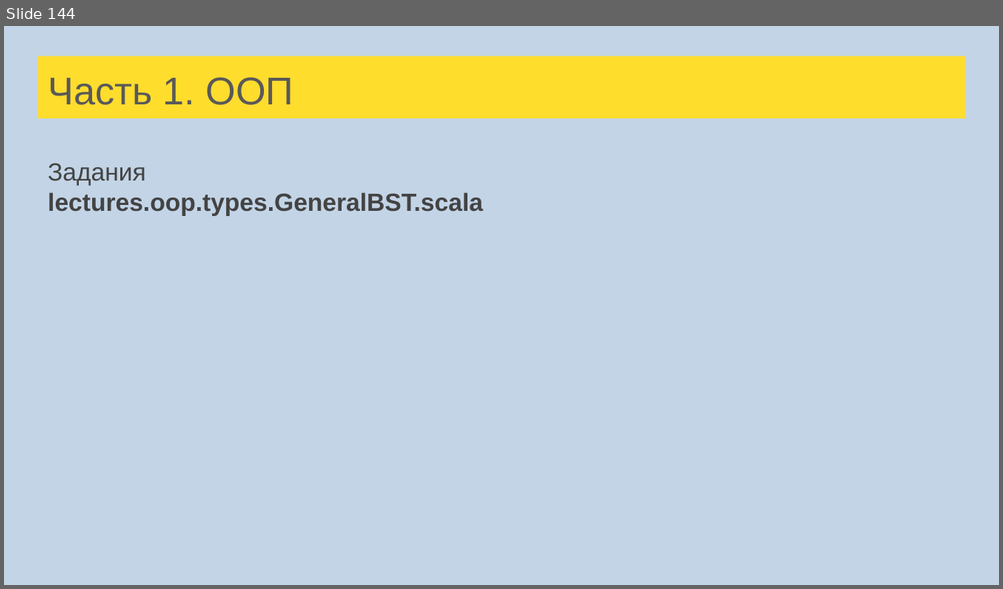
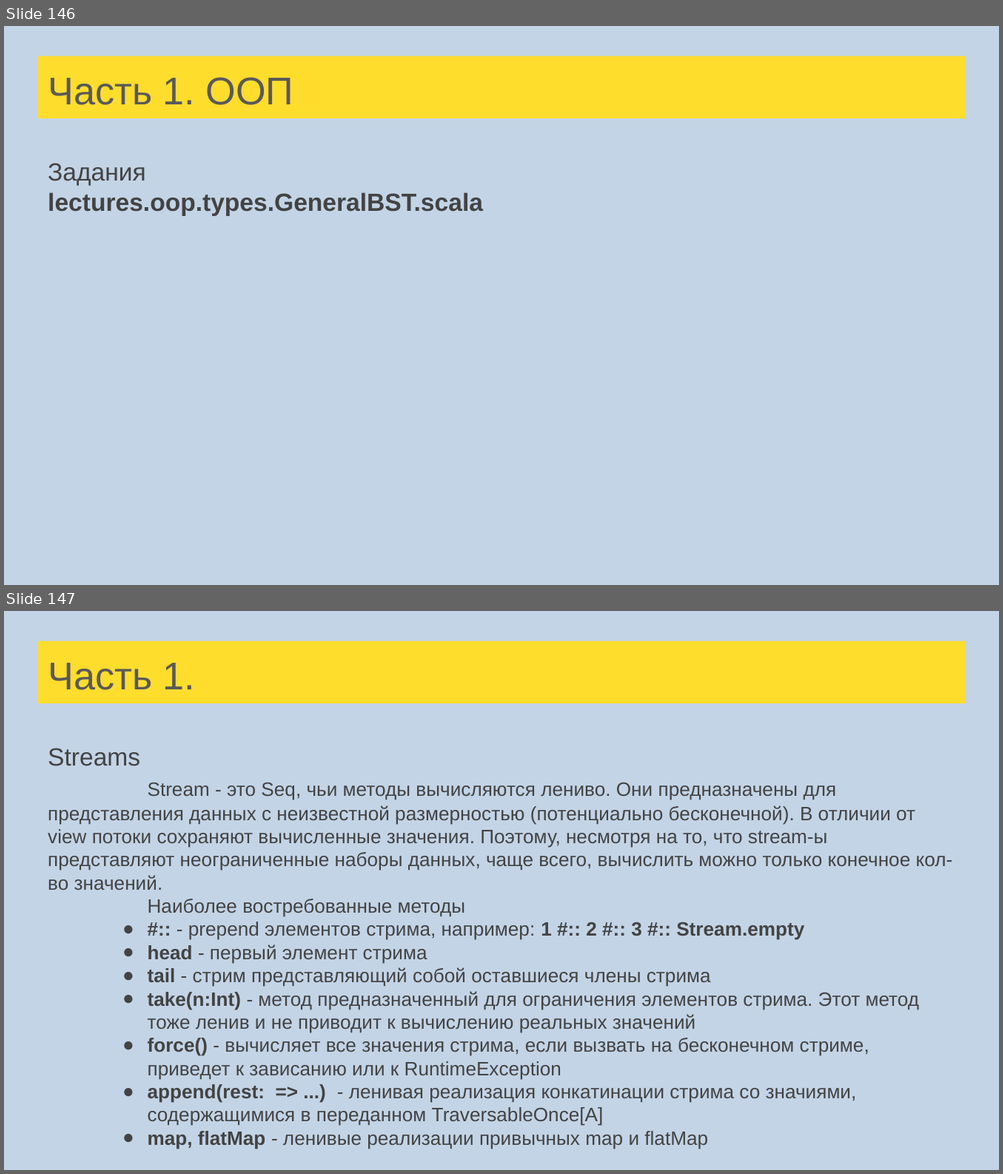
Before and after one commit to tralfamadore/ScalaLectures, a slide deck: src/main/resources/Лекции Scala для FinTech.pptx. Shown one above the other, each under a label of ours: slide 144 before the commit, slides 146 and 147 after it. The pictures are 1003x589 and 1003x1174 pixels, drawn with LibreOffice and Linux fonts; fonts in the diff are those of the drawing. Boxes give left, top, right and bottom in pixels: in the first picture for what was removed or moved away, otherwise in the second. Text is boxed around its words. In the diff, an @@ line names an element or a change of style, - is before the commit and + after.

```diff
--- a/src/main/resources/Лекции Scala для FinTech.pptx
+++ b/src/main/resources/Лекции Scala для FinTech.pptx
@@ slide 147 added at (4,611,999,1170), background #C3D4E6 @@
@@ title added at (38,641,965,703), fill #FFDD2D, 28 pt, text #595959 @@
+Часть 1.
@@ text added at (48,748,953,1126), 14 pt, text #434343 @@
+Streams
+Stream - это Seq, чьи методы вычисляются лениво. Они предназначены для представления данных с неизвестной размерностью (потенциально бесконечной). В отличии от view потоки сохраняют вычисленные значения. Поэтому, несмотря на то, что stream-ы представляют неограниченные наборы данных, чаще всего, вычислить можно только конечное кол-во значений.
+Наиболее востребованные методы
+● #:: - prepend элементов стрима, например: 1 #:: 2 #:: 3 #:: Stream.empty
+● head - первый элемент стрима
+● tail - стрим представляющий собой оставшиеся члены стрима
+● take(n:Int) - метод предназначенный для ограничения элементов стрима. Этот метод тоже ленив и не приводит к вычислению реальных значений
+● force() - вычисляет все значения стрима, если вызвать на бесконечном стриме, приведет к зависанию или к RuntimeException
+● append(rest: => ...) - ленивая реализация конкатинации стрима со значиями, содержащимися в переданном TraversableOnce[A]
+● map, flatMap - ленивые реализации привычных map и flatMap
@@ what was slide 144 is now slide 146 @@
```
Also in this commit, not shown: 3 slides changed, 16 other slides added, 2 slides removed, 4 other files.
